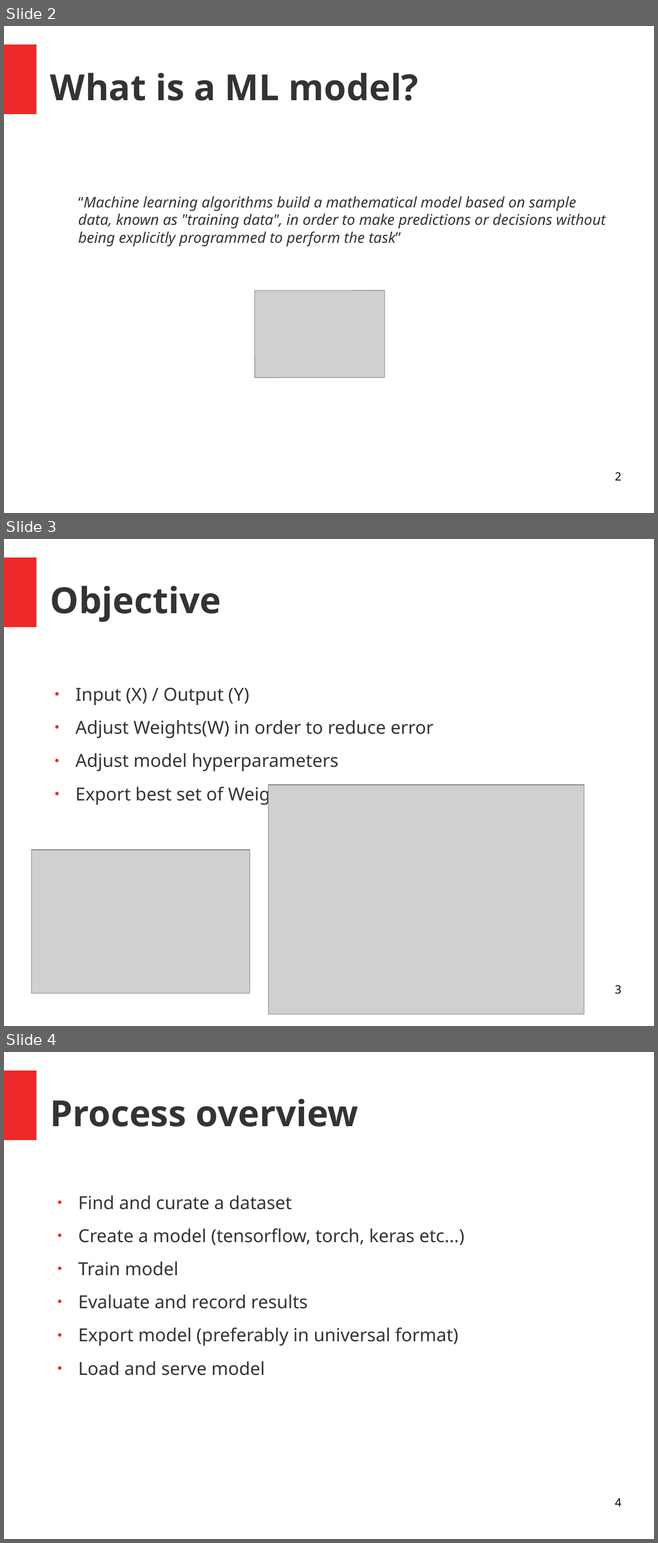
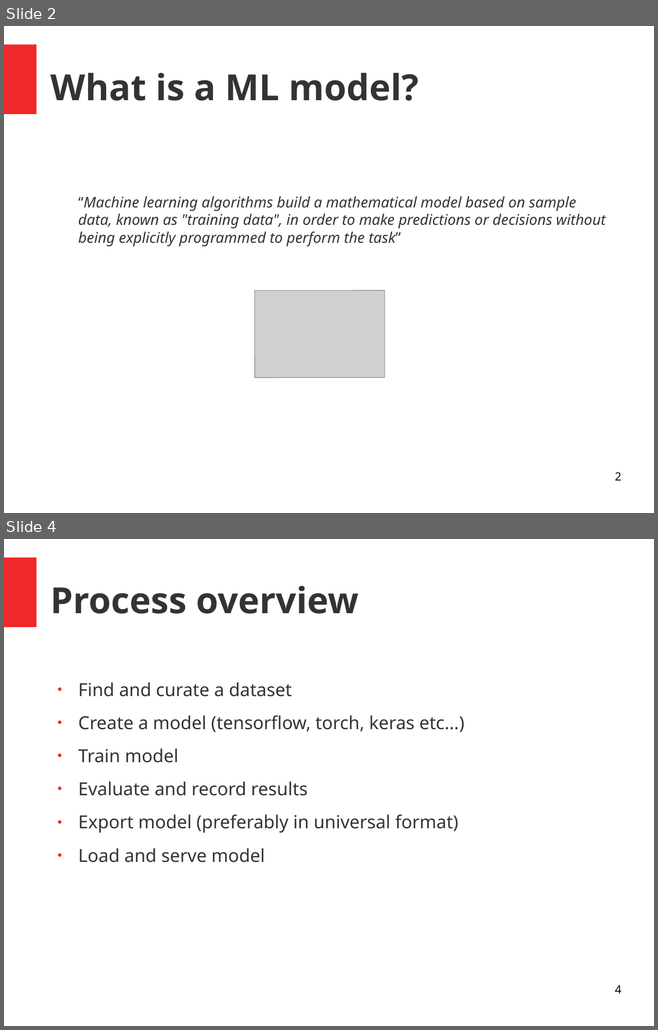
Before and after one commit to andrefsp/models-to-production, a slide deck: models-to-production.odp. Shown one above the other, each under a label of ours: slides 2, 3 and 4 before the commit, slides 2 and 4 after it; the slides between them are not shown. The pictures are 658x1543 and 658x1030 pixels, drawn with LibreOffice and Linux fonts; fonts in the diff are those of the drawing; grey boxes stand for pictures. Boxes give left, top, right and bottom in pixels: in the first picture for what was removed or moved away, otherwise in the second. Text is boxed around its words. In the diff, an @@ line names an element or a change of style, - is before the commit and + after.

Commit message:
New version of presentation

```diff
--- a/models-to-production.odp
+++ b/models-to-production.odp
@@ slide 3 removed at (4, 539, 654, 1026), background #FFFFFF; not listed: 1 template element that a slide beside it also shows @@
@@ title removed at (50, 586, 221, 622) @@
-Objective
@@ text removed at (75, 687, 433, 805) @@
-● Input (X) / Output (Y)
-● Adjust Weights(W) in order to reduce error
-● Adjust model hyperparameters
-● Export best set of Weights(LTM)
@@ picture removed at (268, 785, 584, 1014) @@
@@ picture removed at (32, 850, 250, 994) @@
@@ page number removed at (615, 985, 621, 994) @@
-3
```
Also in this commit, not shown: 1 slide added.
